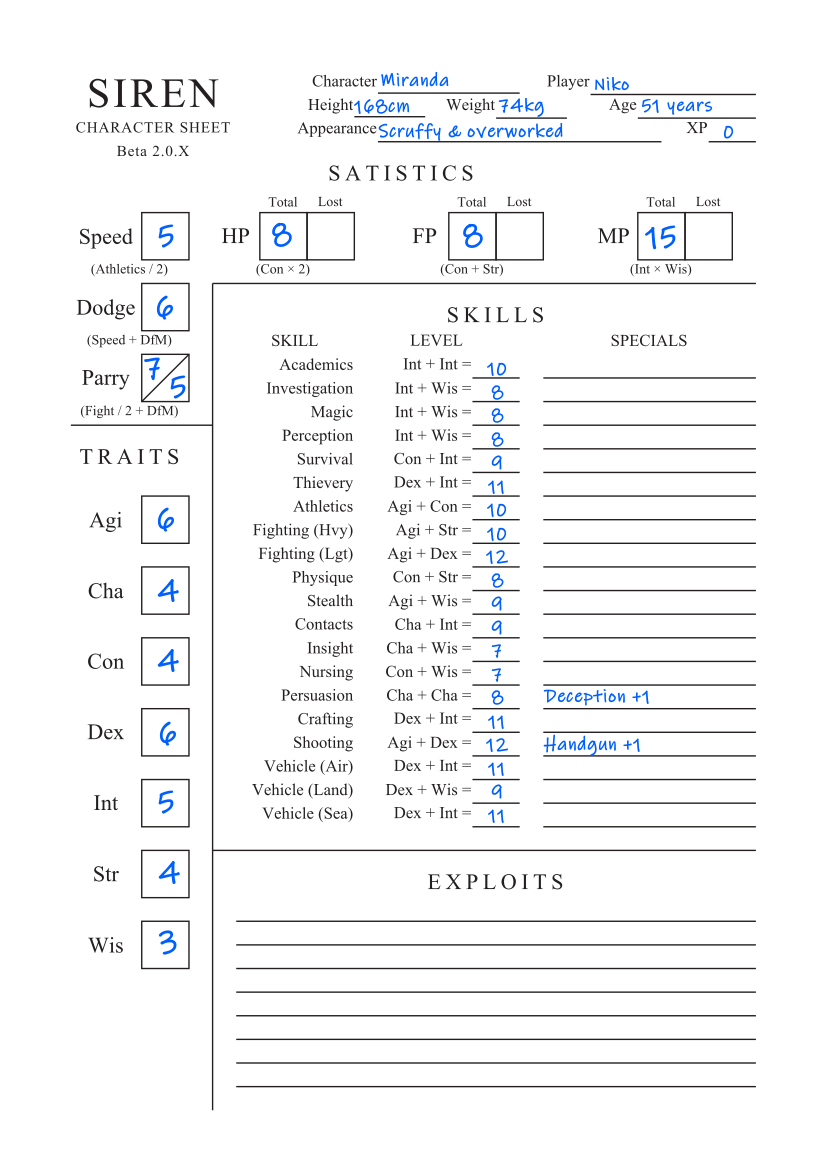
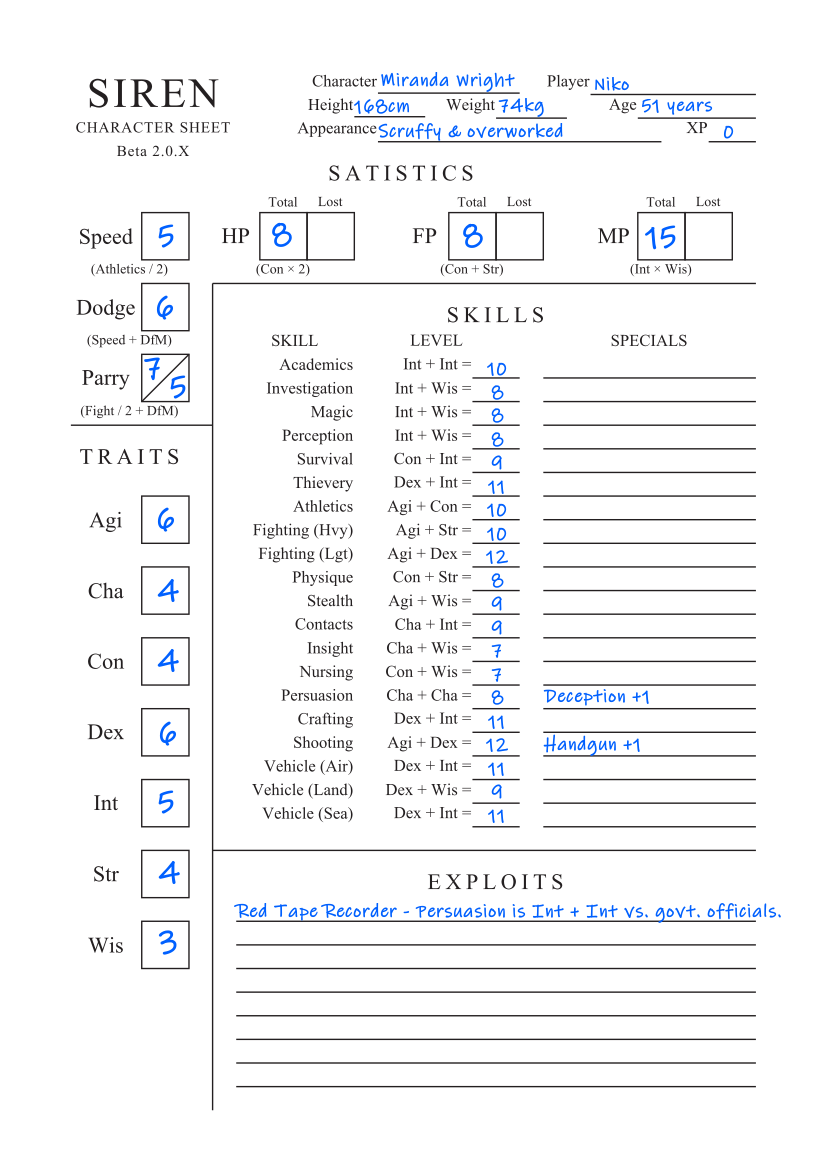
The second 826px x 1169px image is a revision of the first. Changes to its layers:
added layer "Red Tape Recorder - Persuasion..." in group "Page 1 Text" over [234, 903, 781, 923]
renamed "Miranda" to "Miranda Wright", painted on it over [456, 72, 515, 92]
